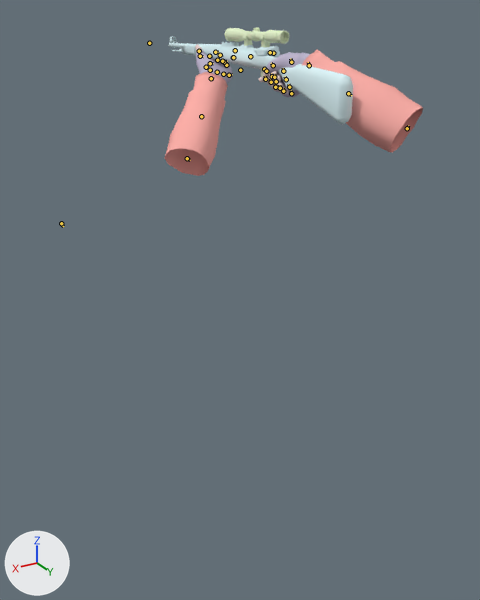
The Blender file weep of horror/bolt-action/boltaction.blend: old version first, new version second.
Both versions are drawn from a 50 mm camera at (134.0, 202.0, 5.0) aimed at (22.0, 15.0, -89.0). The axes (+X, +Y, +Z) are drawn at lower left. The lights are the same throughout. The bones that bend it are drawn over the model as lines.

Objects in the first picture: 'k98', 'k98_irons', 'k98_scope', 'v_rifle_ref_oldhands'.
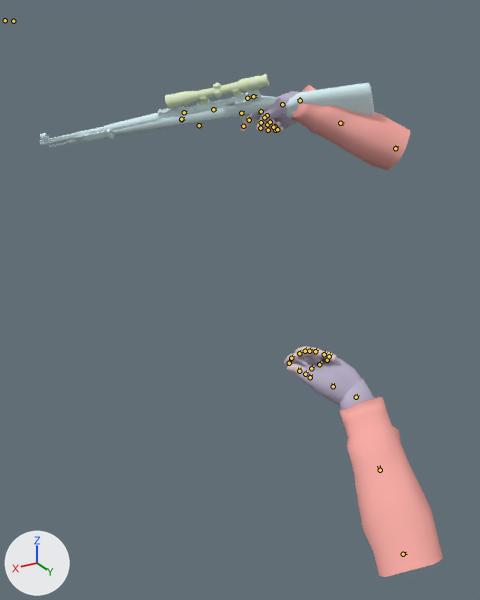
The newer file adds an action. The first version stands in its rest pose; the second is drawn at frame 22 of the action 'throw_tweak'.

Where the change shows, as pixel boxes [x1, y1, x2, y2] in the pictures (480 x 600 px):
'v_rifle_ref_oldhands', posed (21% narrower, 273% taller)
    before: [165, 45, 423, 176]
    after: [240, 85, 443, 577]
'k98', posed (81% wider, 26% shorter)
    before: [168, 36, 353, 124]
    after: [40, 83, 375, 148]
'k98_scope', posed
    before: [224, 27, 289, 48]
    after: [165, 74, 269, 109]
'k98_irons', posed
    before: [224, 42, 238, 45]
    after: [158, 106, 182, 113]
bone 'rifle', root to tip
    before: (233, 57) to (234, 58)
    after: (181, 119) to (184, 118)
bone 'l_low', root to tip
    before: (187, 158) to (190, 160)
    after: (403, 554) to (406, 553)
bone 'l_wr', root to tip
    before: (211, 78) to (213, 79)
    after: (356, 397) to (358, 394)
bone 'r_low', root to tip
    before: (407, 128) to (408, 125)
    after: (395, 148) to (397, 145)
bone 'r_wr', root to tip
    before: (309, 65) to (308, 62)
    after: (300, 100) to (298, 98)

Diff of the bpy script that builds the scene:
```diff
--- a/weep of horror/bolt-action/boltaction.blend.py
+++ b/weep of horror/bolt-action/boltaction.blend.py
@@ bone_rifle @@
 bone_rifle = bpy.data.objects['v_rifle.qc_skeleton'].pose.bones['rifle']
-bone_rifle.location = (0.0, 0.0, 0.0)
-bone_rifle.rotation_euler = (0.0, 0.0, 0.0)  # degrees (0, 0, 0)
+bone_rifle.location = (27.9, 8.9, -20.6)
+bone_rifle.rotation_euler = (0.244, 0.471, 0.995)  # degrees (14, 27, 57)
@@ bone_l_dum @@
 bone_l_dum = bpy.data.objects['v_rifle.qc_skeleton'].pose.bones['l_dum']
-bone_l_dum.location = (0.0, 0.0, 0.0)
+bone_l_dum.location = (10.1, 125.3, 40.3)
@@ bone_l_up @@
 bone_l_up = bpy.data.objects['v_rifle.qc_skeleton'].pose.bones['l_up']  # child of 'l_dum'
-bone_l_up.rotation_euler = (0.0, 0.0, 0.0)  # degrees (0, 0, 0)
+bone_l_up.rotation_euler = (0.0349, -0.0524, -0.506)  # degrees (2, -3, -29)
@@ bone_l_low @@
 bone_l_low = bpy.data.objects['v_rifle.qc_skeleton'].pose.bones['l_low']  # child of 'l_up'
-bone_l_low.rotation_euler = (0.0, 0.0, 0.0)  # degrees (0, 0, 0)
+bone_l_low.rotation_euler = (0.0, 0.0, 0.977)  # degrees (0, 0, 56)
@@ bone_l_wr @@
 bone_l_wr = bpy.data.objects['v_rifle.qc_skeleton'].pose.bones['l_wr']  # child of 'l_low'
-bone_l_wr.rotation_euler = (0.0, 0.0, 0.0)  # degrees (0, 0, 0)
+bone_l_wr.rotation_euler = (-0.0873, 0.122, 0.559)  # degrees (-5, 7, 32)
@@ bone_r_dum @@
 bone_r_dum = bpy.data.objects['v_rifle.qc_skeleton'].pose.bones['r_dum']
-bone_r_dum.location = (0.0, 0.0, 0.0)
+bone_r_dum.location = (-3.5, -50.5, 43.8)
@@ bone_r_up @@
 bone_r_up = bpy.data.objects['v_rifle.qc_skeleton'].pose.bones['r_up']  # child of 'r_dum'
-bone_r_up.rotation_euler = (0.0, 0.0, 0.0)  # degrees (0, 0, 0)
+bone_r_up.rotation_euler = (-0.244, 0.576, -0.209)  # degrees (-14, 33, -12)
@@ bone_r_low @@
 bone_r_low = bpy.data.objects['v_rifle.qc_skeleton'].pose.bones['r_low']  # child of 'r_up'
-bone_r_low.rotation_euler = (0.0, 0.0, 0.0)  # degrees (0, 0, 0)
+bone_r_low.rotation_euler = (0.0, 0.0, 0.157)  # degrees (0, 0, 9)
@@ bone_r_wr @@
 bone_r_wr = bpy.data.objects['v_rifle.qc_skeleton'].pose.bones['r_wr']  # child of 'r_low'
-bone_r_wr.rotation_euler = (0.0, 0.0, 0.0)  # degrees (0, 0, 0)
+bone_r_wr.rotation_euler = (-0.524, 0.0698, -0.157)  # degrees (-30, 4, -9)
```
